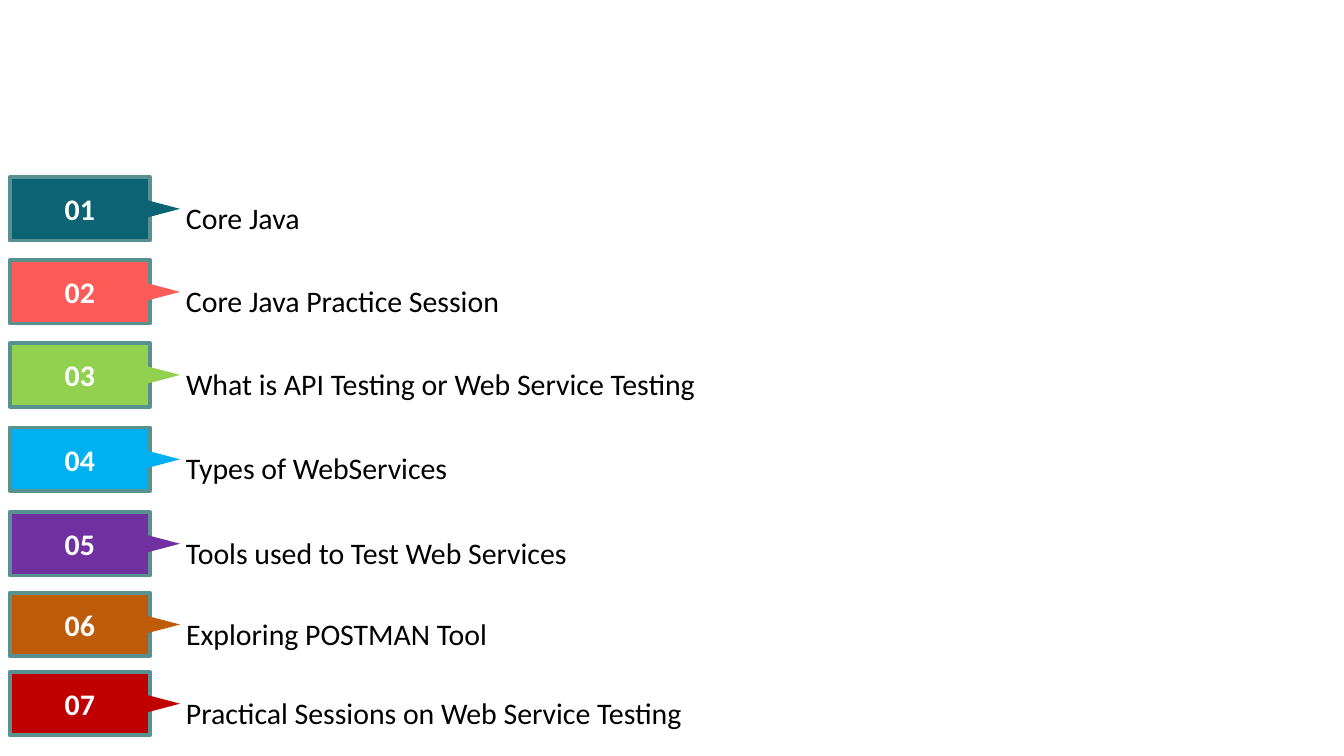
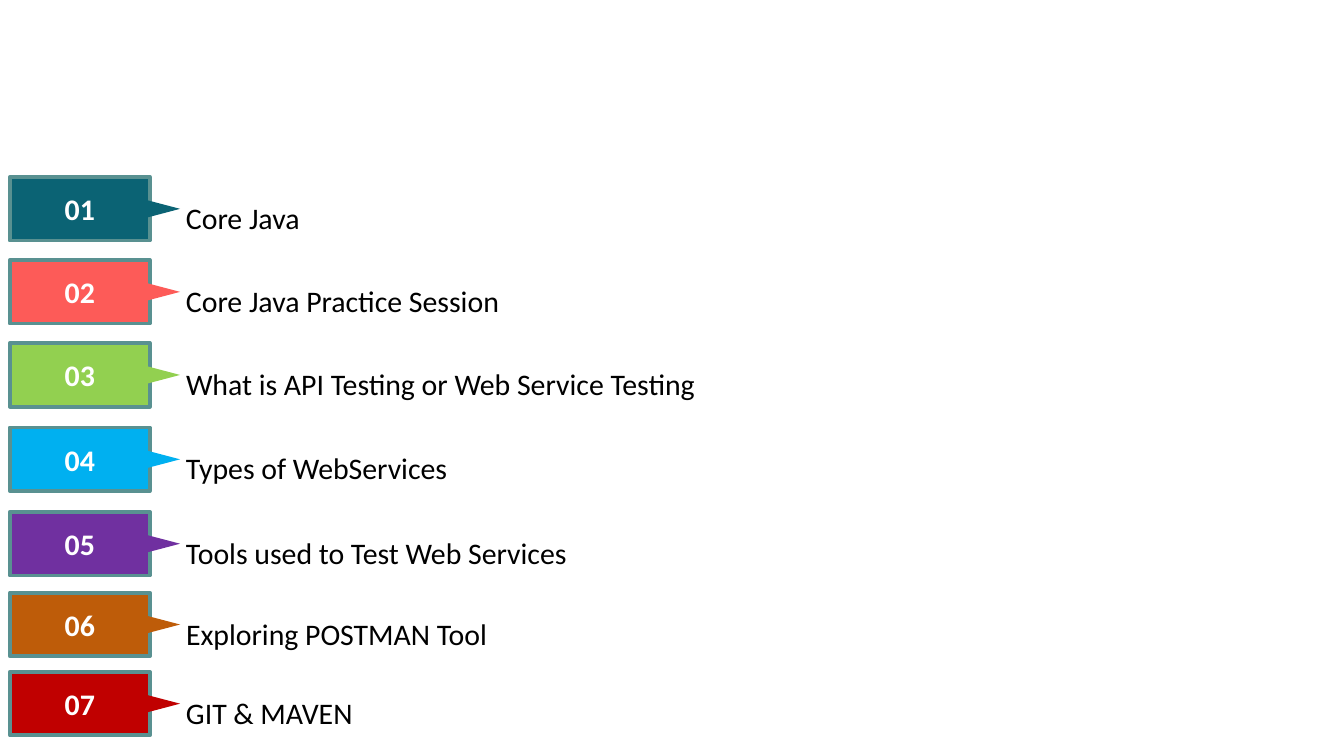
Before and after one commit to sudheerkumargv/materias, a slide deck: slide 2 of Plan/Java & API Testing Plan.pptx. Drawn at 1344x756 pixels with LibreOffice and Linux fonts; fonts in the diff are those of the drawing; background and template pictures are left out. Boxes give left, top, right and bottom in pixels: in the first picture for what was removed or moved away, otherwise in the second. Text is boxed around its words. In the diff, an @@ line names an element or a change of style, - is before the commit and + after.

Commit message:
new slides

```diff
--- a/Plan/Java & API Testing Plan.pptx
+++ b/Plan/Java & API Testing Plan.pptx
@@ text at (186, 704, 352, 725): text changed @@
-Practical Sessions on Web Service Testing
+GIT & MAVEN
```
